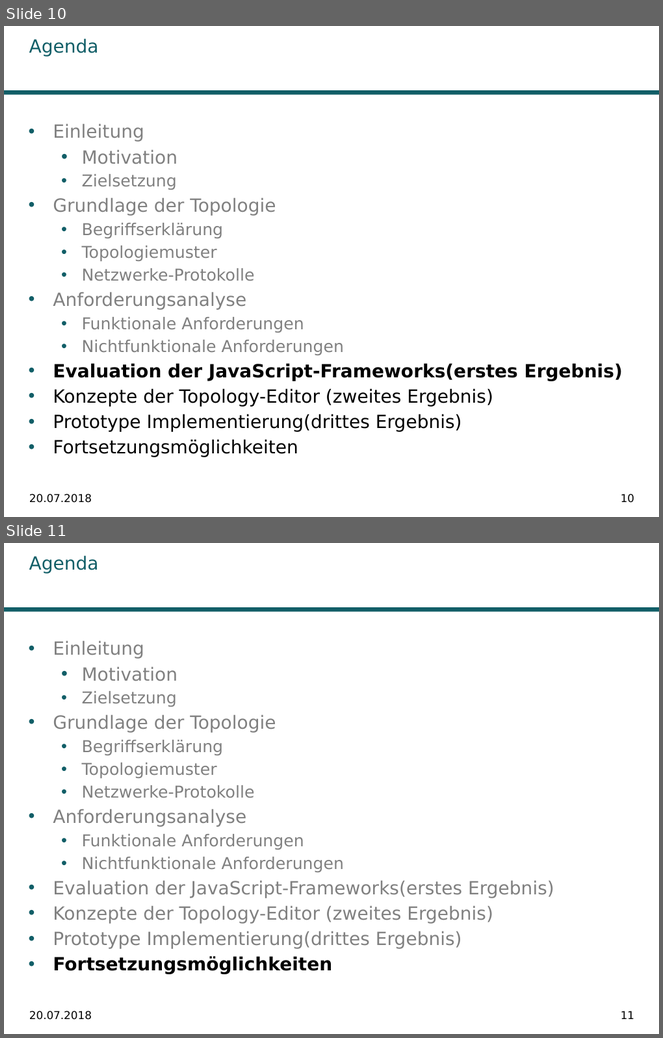
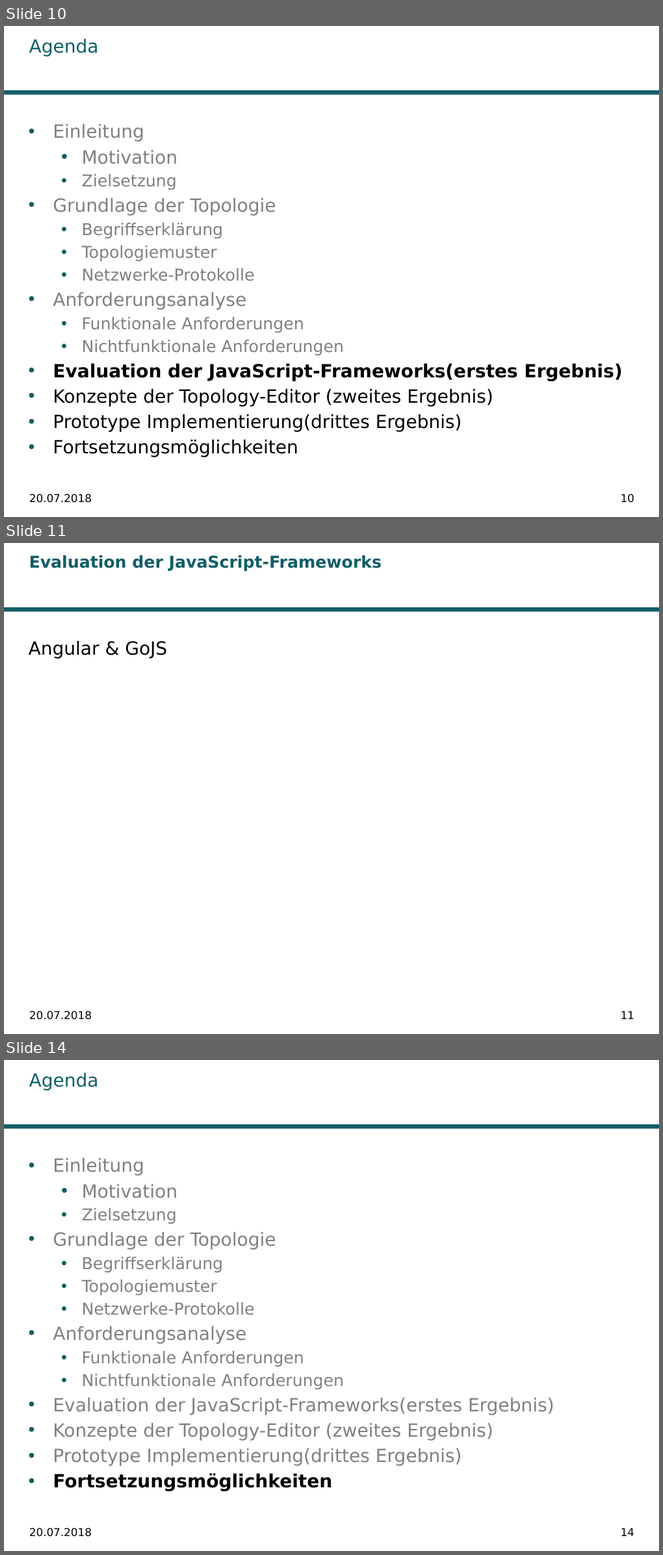
Before and after one commit to Ghislain1/zoe-fb-app, a slide deck: Master-Abschlussarbeit.pptx. Shown one above the other, each under a label of ours: slides 10 and 11 before the commit, slides 10, 11 and 14 after it; the slides between them are not shown. The pictures are 663x1038 and 663x1555 pixels, drawn with LibreOffice and Linux fonts; fonts in the diff are those of the drawing; background and template pictures are left out. Boxes give left, top, right and bottom in pixels: in the first picture for what was removed or moved away, otherwise in the second. Text is boxed around its words. In the diff, an @@ line names an element or a change of style, - is before the commit and + after.

```diff
--- a/Master-Abschlussarbeit.pptx
+++ b/Master-Abschlussarbeit.pptx
@@ slide 11 added at (4, 543, 659, 1034), background #FFFFFF; not listed: 1 template element that a slide beside it also shows @@
@@ title added at (29, 555, 382, 572), 18 pt, text #115E67, bold @@
+Evaluation der JavaScript-Frameworks
@@ text added at (29, 641, 167, 659), 20 pt, text #000000 @@
+Angular & GoJS
@@ text added at (29, 1011, 92, 1020), 12 pt, text #000000 @@
+20.07.2018
@@ page number added at (621, 1011, 634, 1019), 12 pt, text #000000 @@
+11
@@ what was slide 11 is now slide 14 @@
@@ page number at (621, 1528, 634, 1536): text changed @@
-11
+14
```
Also in this commit, not shown: 2 other slides added.
